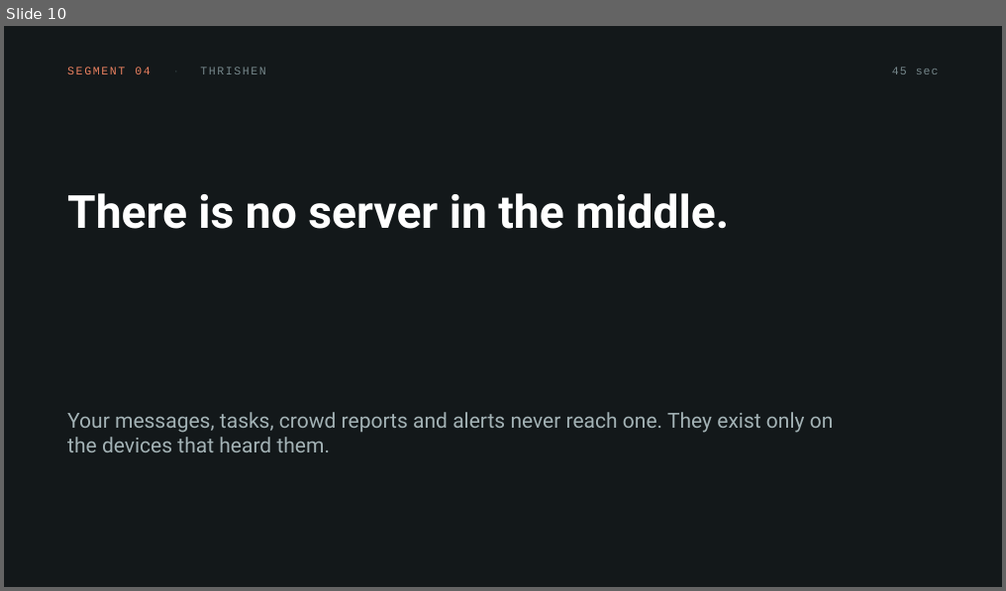
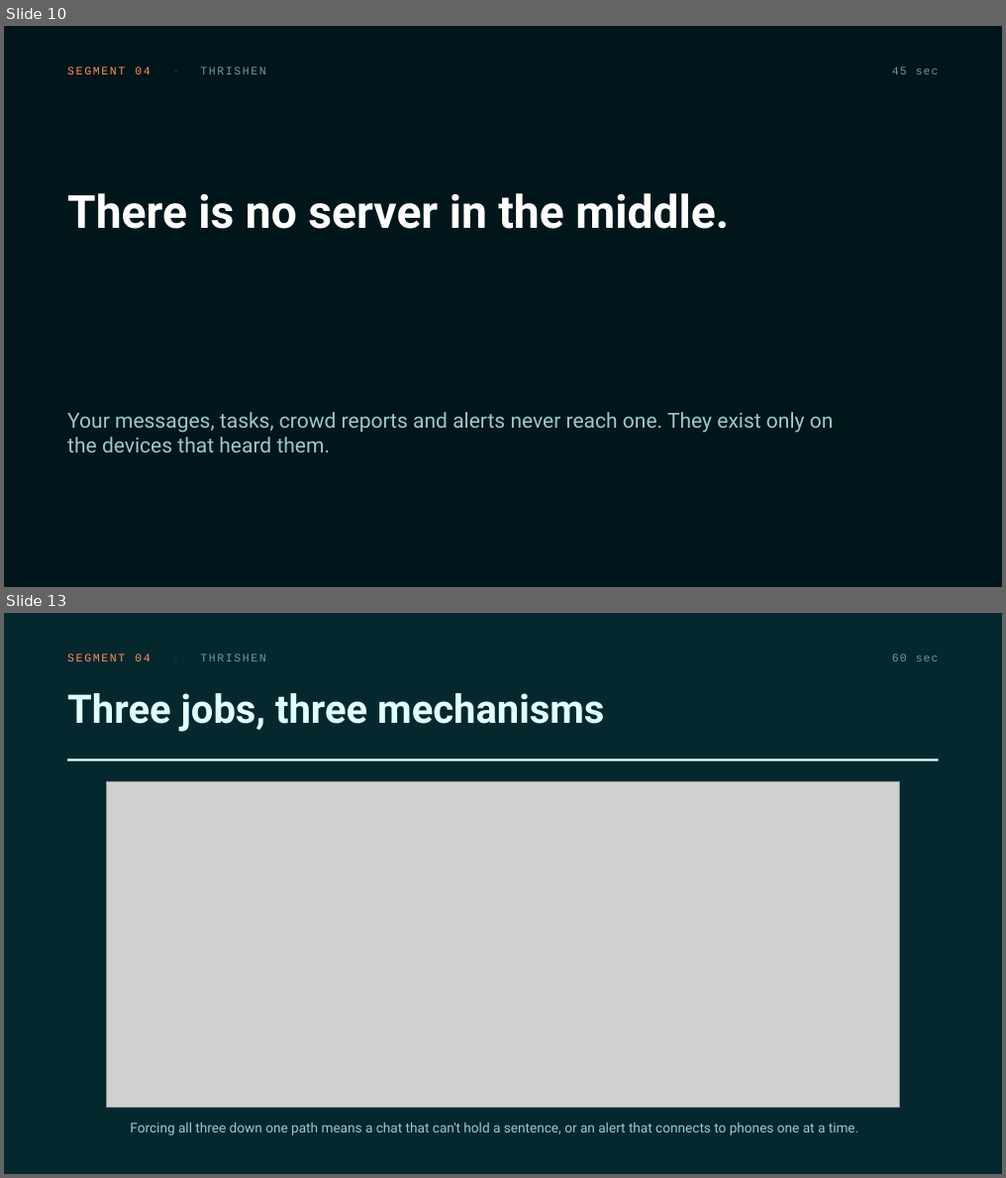
Before and after one commit to victorSam-Ehumadu/Hops_Project, a slide deck: docs/Group 18 Presentation.pptx. Shown one above the other, each under a label of ours: slide 10 before the commit, slides 10 and 13 after it; the slides between them are not shown. The pictures are 1006x591 and 1006x1178 pixels, drawn with LibreOffice and Linux fonts; fonts in the diff are those of the drawing; grey boxes stand for pictures. Boxes give left, top, right and bottom in pixels: in the first picture for what was removed or moved away, otherwise in the second. Text is boxed around its words. In the diff, an @@ line names an element or a change of style, - is before the commit and + after.

```diff
--- a/docs/Group 18 Presentation.pptx
+++ b/docs/Group 18 Presentation.pptx
@@ slide 13 added at [4,613,1002,1174], background #04282D @@
@@ text added at [67,654,266,662], 11 pt, text #FF8A5C @@
+SEGMENT 04 · THRISHEN
@@ text added at [892,654,939,662], 11 pt, text #6E9BA0 @@
+60 sec
@@ text added at [67,693,604,732], 38 pt, text #E2FFFE, bold @@
+Three jobs, three mechanisms
@@ rectangle added at [67,759,939,761], fill #E2FFFE @@
@@ picture added at [107,781,900,1108] @@
@@ text added at [130,1123,859,1136], 13 pt, text #9CC8CC @@
+Forcing all three down one path means a chat that can't hold a sentence, or an alert that connects to phones one at a time.
@@ slide 10 changed as well @@
@@ background #13181A to #00161A @@
@@ text "SEGMENT 04 · THRISHEN" at [67,67,266,75]: text colour #E8805F to #FF8A5C in "SEGMENT 04"; text colour #2C3739 to #1C5059 in "·"; text colour #76878B to #6E9BA0 in "THRISHEN" @@
@@ text "45 sec" at [892,67,939,75]: text colour #76878B to #6E9BA0 @@
@@ text "Your messages, tasks, crowd reports ..." at [67,412,834,453]: text colour #A3B2B5 to #9CC8CC @@
```
Also in this commit, not shown: 31 other slides changed, 5 other slides added, 1 slide removed, 1 other file.
